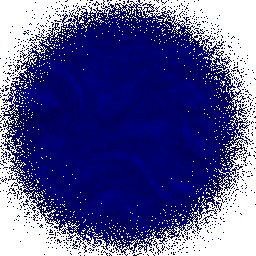
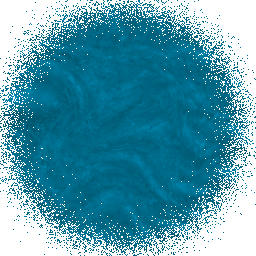
Before/after of a w=256, h=256 layered artwork. What changed in the layer stack:
painted on "landscape-water" over [0, 0, 256, 256]
